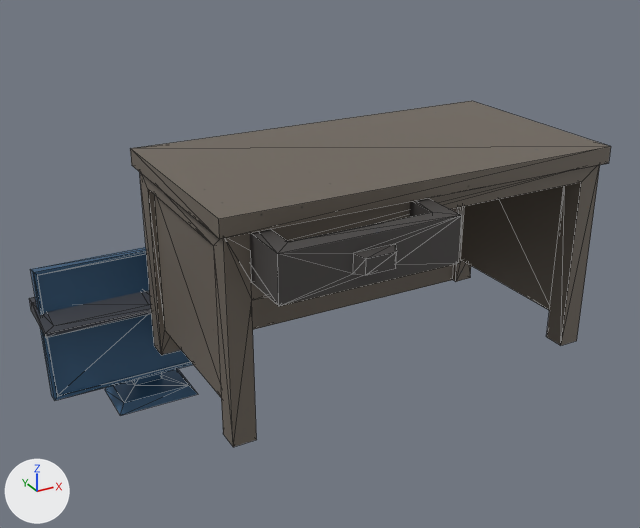
Before and after pictures for a commit that changed the glTF model unity/Assets/Art/BlenderBaked/prop-desk/mesh_prop-desk.glb.
One viewpoint serves both versions: a camera (50 mm lens) standing at (-0.679, -1.67, 1.437) and looking at (0.396, 0.286, 0.46). Every picture has the same lights, and +X, +Y and +Z are marked at lower left. The first picture is the older version. Mesh edges are drawn as thin lines. Vertices at exactly the same position are counted once.

Objects in the first picture: 'mesh_prop-desk'.
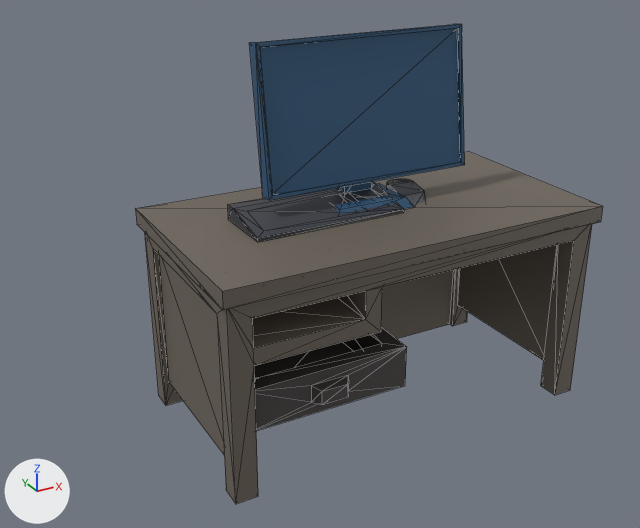
Location of each change, (x1, y1, x2, y2) in pixels of the pictures (640 x 528 px; the box of a moved part takes in the faces that stretch with it):
'mesh_prop-desk', reshaped, moved (20% narrower, 39% taller): before (29, 101, 611, 447); after (135, 24, 603, 504)
part 1 of me_mesh_desk, moved or reshaped: before (249, 198, 462, 306); after (254, 328, 407, 431)
part 2 of me_mesh_desk, moved or reshaped: before (30, 247, 198, 415); after (249, 24, 465, 214)
part 3 of me_mesh_desk, moved or reshaped: before (29, 290, 151, 337); after (228, 182, 404, 242)
part 4 of me_mesh_desk, moved or reshaped (not visible before): after (387, 179, 426, 204)

The change, as a list of edits to the scene's bpy script:
```text
Change me_mesh_desk:
    used by ob_mesh_prop_desk; location = (0.0, 0.0, 0.17)
    remove me_mesh_desk.from_pydata(...)  # 191 vertices, 362 faces; spans x -0.299..1.124, y -0.17..0.773, z -0.213..0.597
    add me_mesh_desk.from_pydata(...)  # 191 vertices, 362 faces; spans x -0.016..1.124, y -0.016..0.59, z 0.0..1.062
    me_mesh_desk part 1: the loose piece of 24 vertices spanning x 0.062..0.536, y -0.17..0.255, z 0.426..0.547 is moved by (0.0, 0.197, -0.271)
    me_mesh_desk part 2: the loose piece of 38 vertices spanning x -0.291..0.331, y 0.59..0.754, z -0.213..0.253 is moved by (0.534, -0.361, 0.809)
    me_mesh_desk part 3: the loose piece of 18 vertices spanning x -0.299..0.139, y 0.59..0.773, z 0.099..0.141 is moved by (0.475, -0.382, 0.497)
    me_mesh_desk part 4: the loose piece of 32 vertices spanning x 0.22..0.3, y 0.59..0.729, z 0.101..0.139 is moved by (0.431, -0.348, 0.49)
Change ob_mesh_prop_desk:
    ob_mesh_prop_desk.location: (0.0, 0.0, 0.17) -> (0.0, 0.0, 0.0)
```
